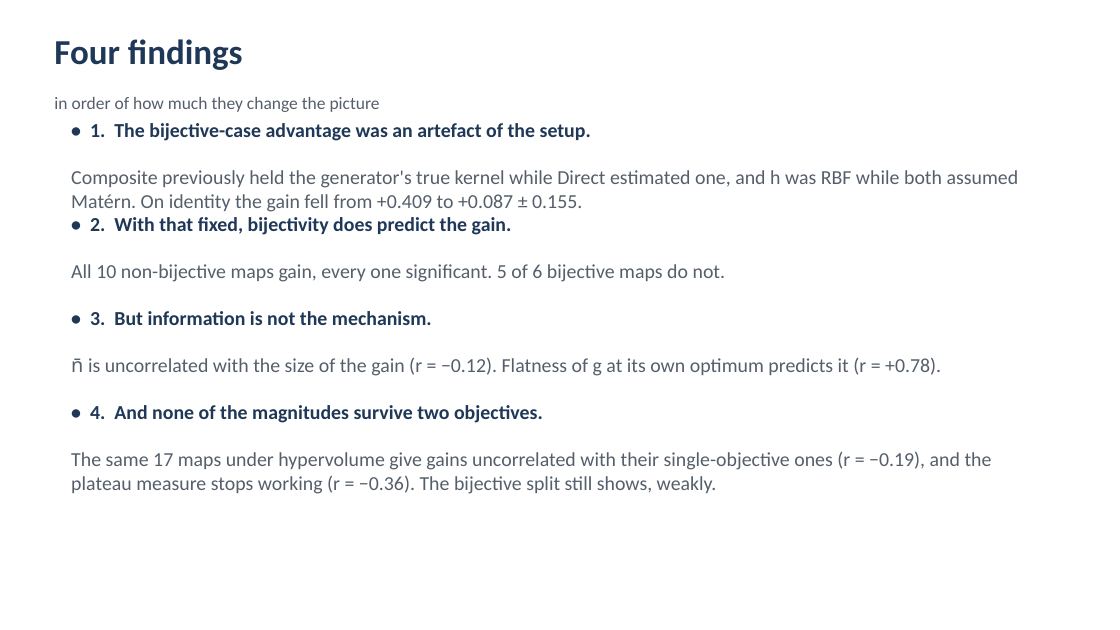
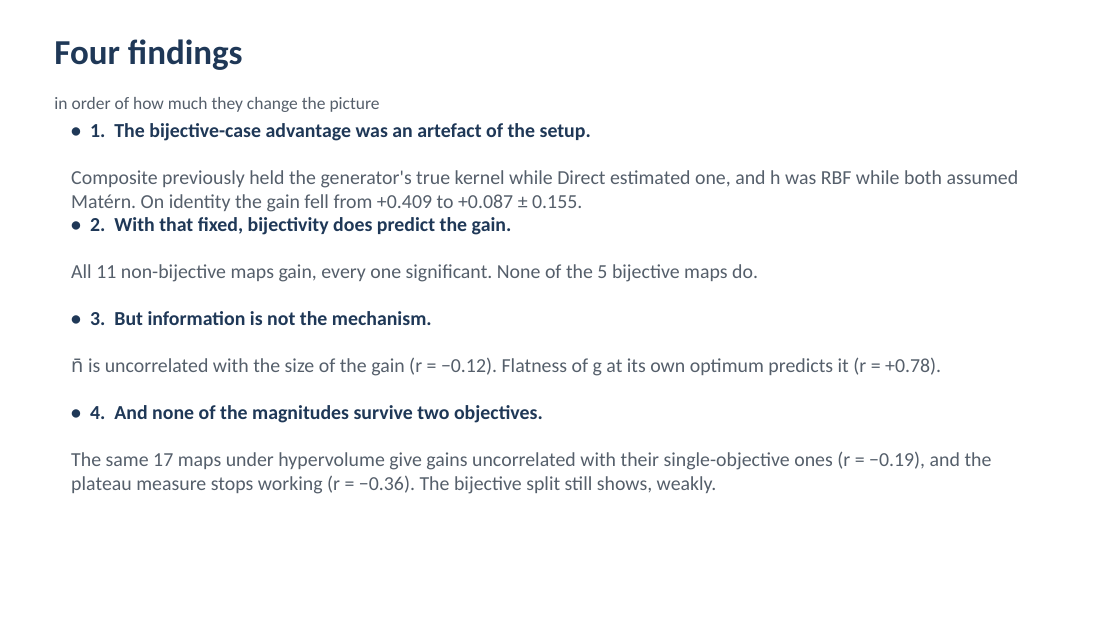
Before and after one commit to MuhammadAli-CS/three-arm-composite, a slide deck: slide 2 of slides/composite_matern.pptx. Drawn at 1120x630 pixels with LibreOffice and Linux fonts; fonts in the diff are those of the drawing. Boxes give left, top, right and bottom in pixels: in the first picture for what was removed or moved away, otherwise in the second. Text is boxed around its words. In the diff, an @@ line names an element or a change of style, - is before the commit and + after.

```diff
--- a/slides/composite_matern.pptx
+++ b/slides/composite_matern.pptx
@@ text at (x1=71, y1=264, x2=758, y2=282): text changed @@
-All 10 non-bijective maps gain, every one significant. 5 of 6 bijective maps do not.
+All 11 non-bijective maps gain, every one significant. None of the 5 bijective maps do.
```
Also in this commit, not shown: 8 other slides changed, 16 other files.
